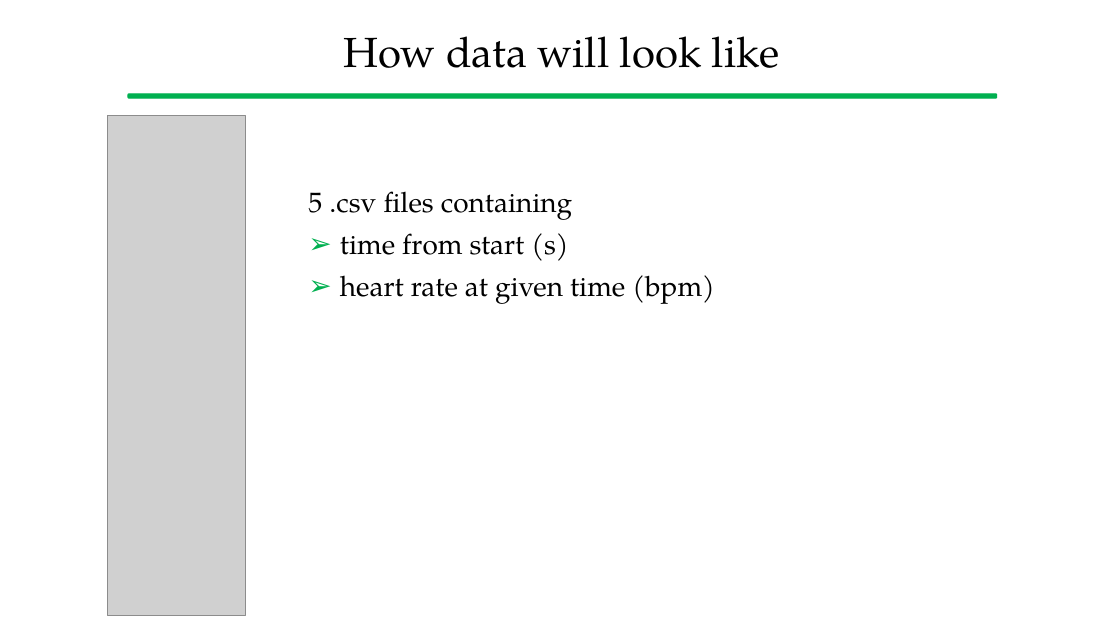
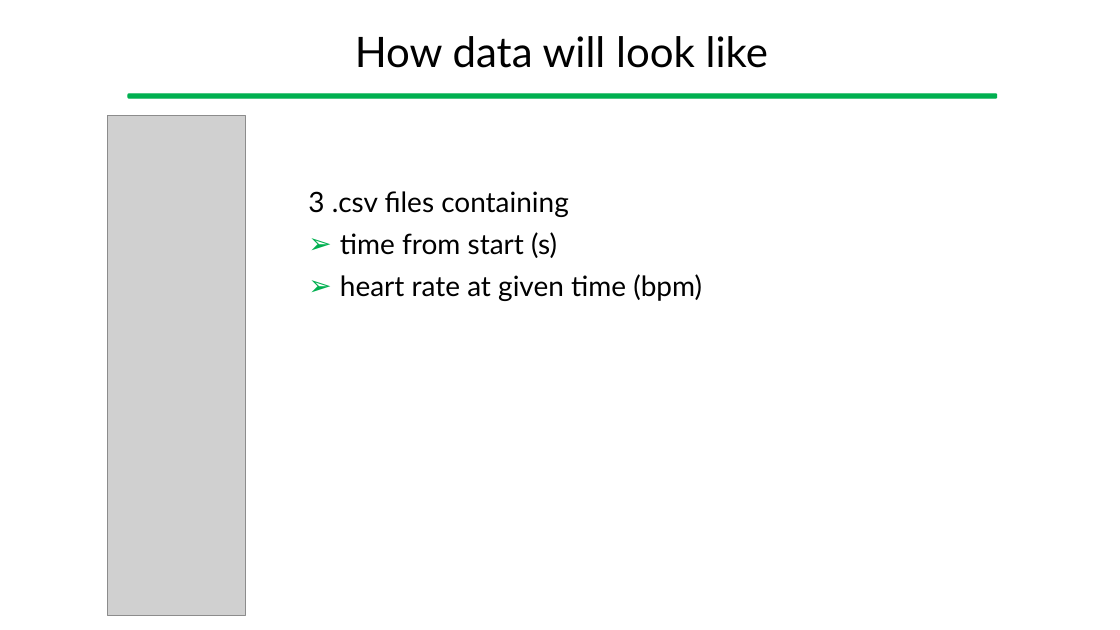
Before and after one commit to gcappon/bwthw, a slide deck: slide 5 of lab_12-symposium/lab_12-symposium.pptx. Drawn at 1120x630 pixels with LibreOffice and Linux fonts; fonts in the diff are those of the drawing; grey boxes stand for pictures. Boxes give left, top, right and bottom in pixels: in the first picture for what was removed or moved away, otherwise in the second. Text is boxed around its words. In the diff, an @@ line names an element or a change of style, - is before the commit and + after.

```diff
--- a/lab_12-symposium/lab_12-symposium.pptx
+++ b/lab_12-symposium/lab_12-symposium.pptx
@@ title "How data will look like" at <box>355,36,768,68</box>: font TeX Gyre Pagella to Lato @@
@@ text at <box>308,191,569,217</box>: text changed; font TeX Gyre Pagella to Lato @@
-5 .csv files containing
+3 .csv files containing
@@ text at <box>340,232,702,301</box>: font TeX Gyre Pagella to Lato in "time from start (s)", "heart rate at given time (bpm)" @@
```
Also in this commit, not shown: 4 other slides changed, 1 other file.
